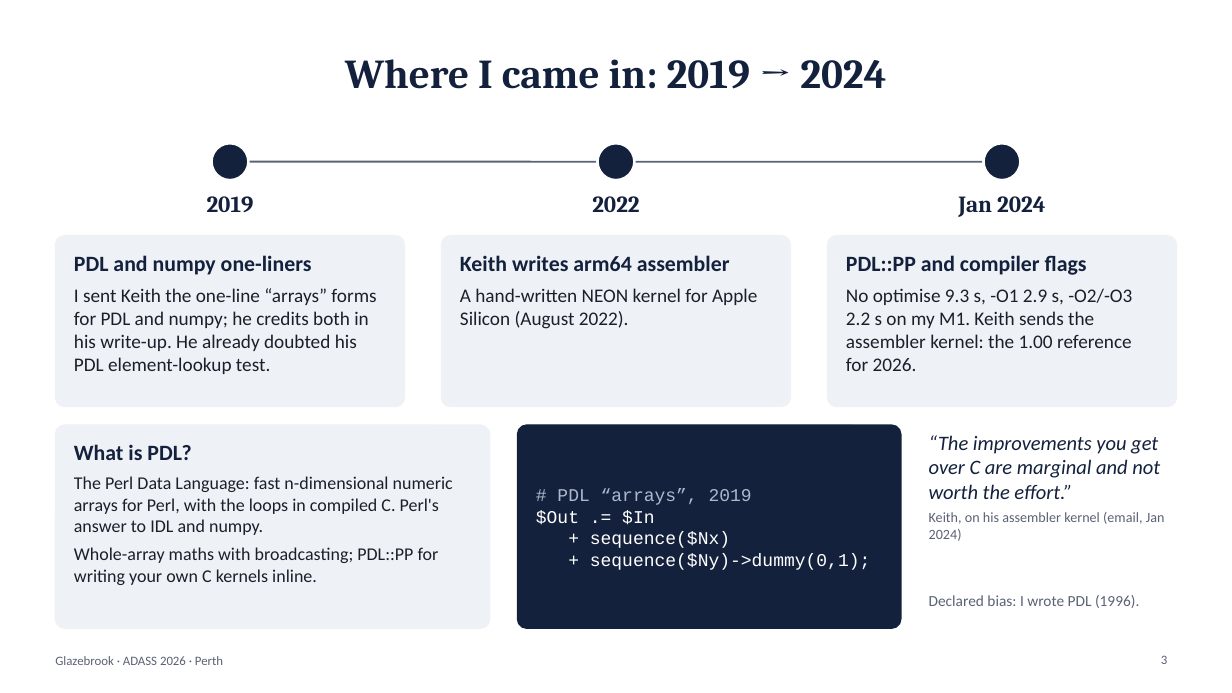
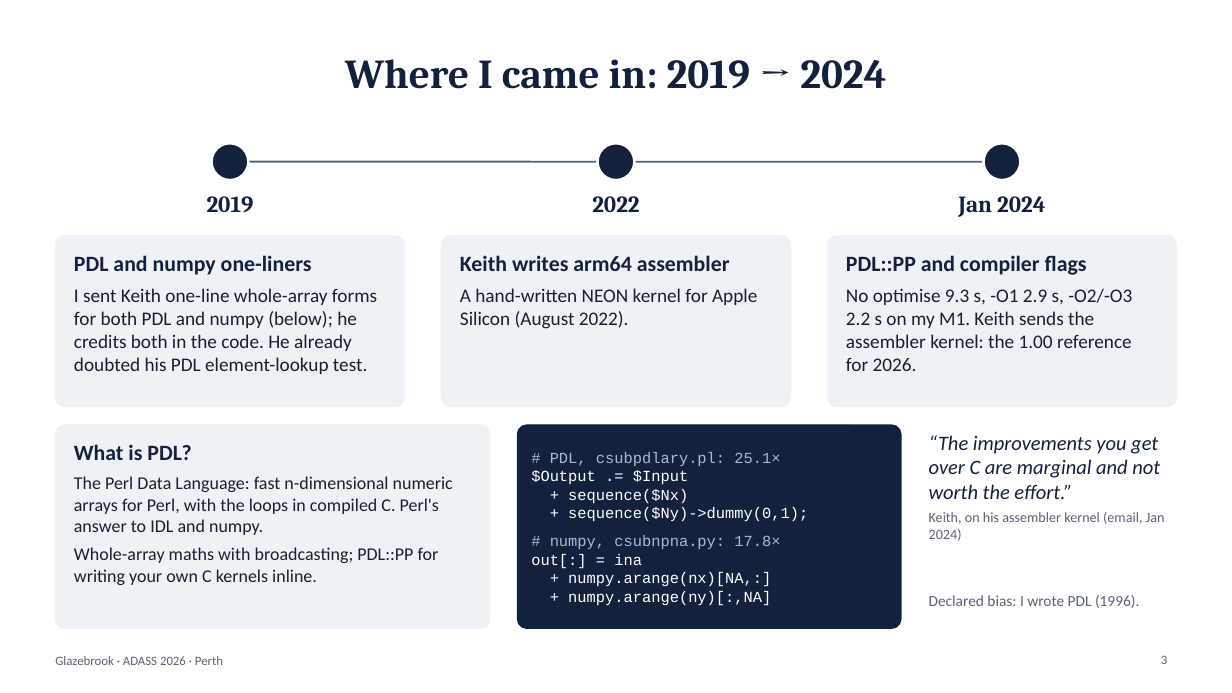
Before and after one commit to karlglazebrook/ADASS2026, a slide deck: slide 3 of talk/ADASS2026-talk.pptx. Drawn at 1232x693 pixels with LibreOffice and Linux fonts; fonts in the diff are those of the drawing. Boxes give left, top, right and bottom in pixels: in the first picture for what was removed or moved away, otherwise in the second. Text is boxed around its words. In the diff, an @@ line names an element or a change of style, - is before the commit and + after.

```diff
--- a/talk/ADASS2026-talk.pptx
+++ b/talk/ADASS2026-talk.pptx
@@ text at <box>74,288,377,374</box>: text changed @@
-I sent Keith the one-line “arrays” forms for PDL and numpy; he credits both in his write-up. He already doubted his PDL element-lookup test.
+I sent Keith one-line whole-array forms for both PDL and numpy (below); he credits both in the code. He already doubted his PDL element-lookup test.
@@ text at <box>531,452,780,485</box>: text changed; size 14 to 12 pt @@
-# PDL “arrays”, 2019
-$Out .= $In
+# PDL, csubpdlary.pl: 25.1×
+$Output .= $Input
@@ text at <box>568,489,808,522</box>: size 14 to 12 pt in "+ sequence($Nx)", "+ sequence($Ny)->dummy(0,1);" @@
@@ text at <box>531,535,780,606</box>: paragraphs added @@
+# numpy, csubnpna.py: 17.8×
+out[:] = ina
++ numpy.arange(nx)[NA,:]
++ numpy.arange(ny)[:,NA]
```
Also in this commit, not shown: 6 other slides changed, 7 other files.
